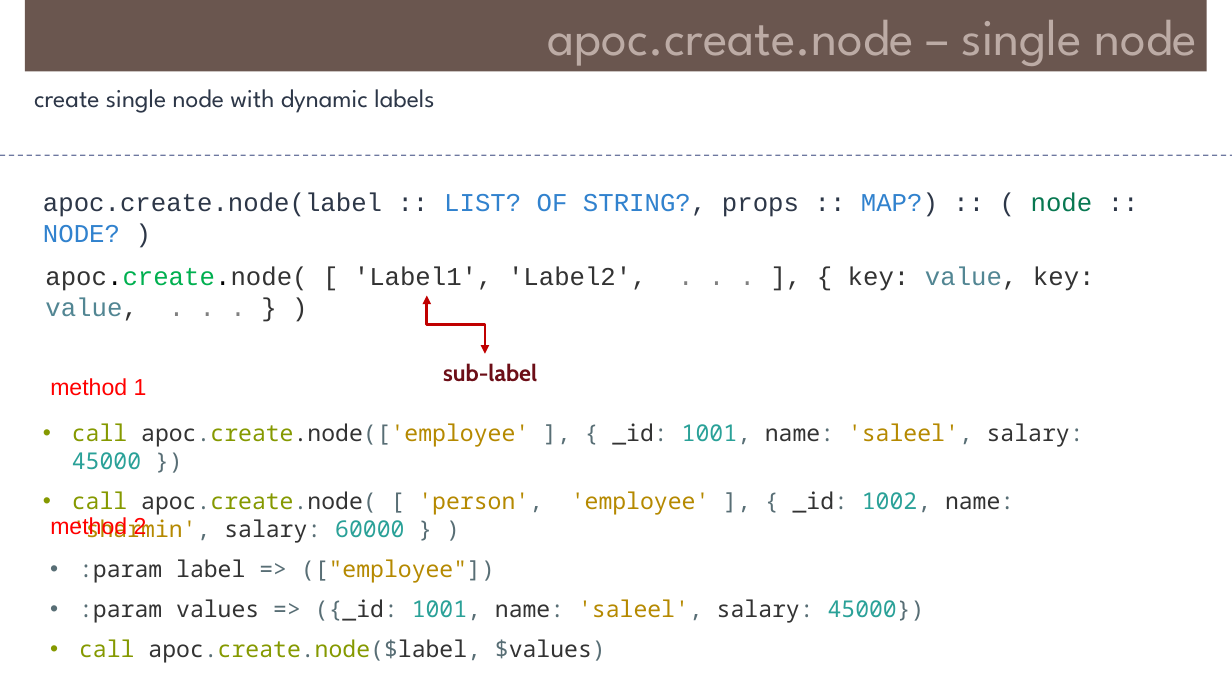
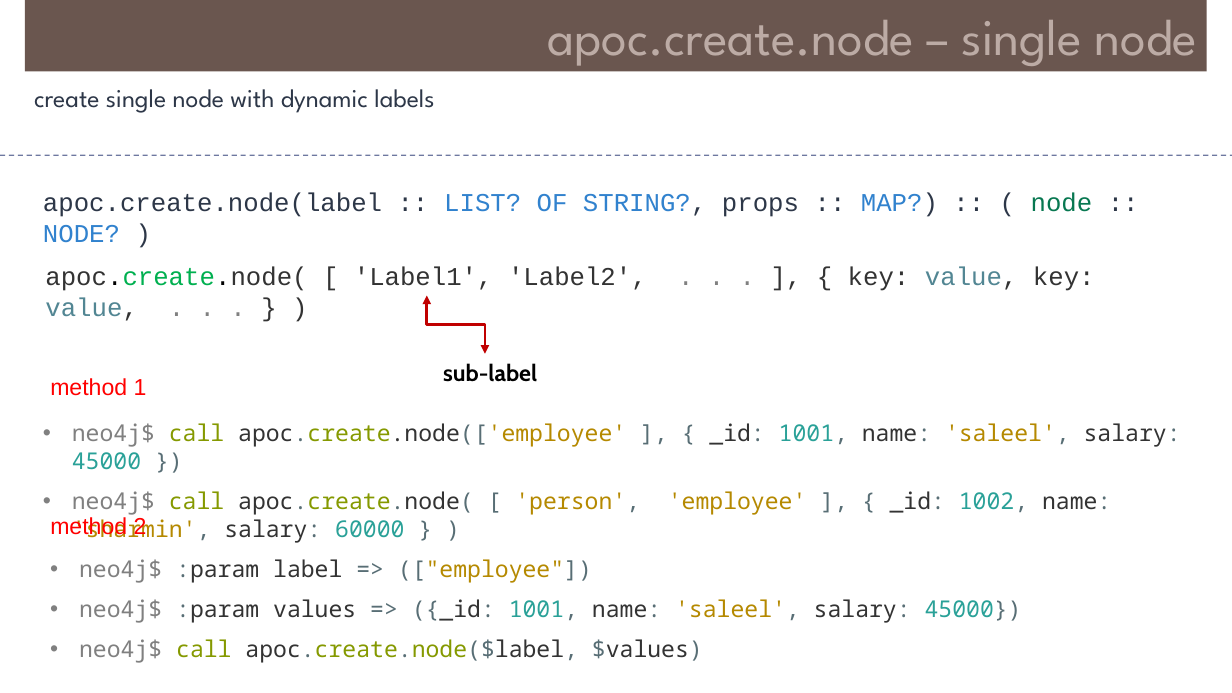
Before and after one commit to Saleel-Bagde/PPT-s, a slide deck: slide 35 of Neo4j.pptx (slide 33 before the commit). Drawn at 1232x693 pixels with LibreOffice and Linux fonts; fonts in the diff are those of the drawing. Boxes give left, top, right and bottom in pixels: in the first picture for what was removed or moved away, otherwise in the second. Text is boxed around its words. In the diff, an @@ line names an element or a change of style, - is before the commit and + after.

```diff
--- a/Neo4j.pptx
+++ b/Neo4j.pptx
@@ text "sub-label" at [443, 363, 537, 382]: text colour #6C0E17 to #000000 @@
@@ text at [72, 423, 1181, 515]: text changed @@
-• call apoc.create.node(['employee' ], { _id: 1001, name: 'saleel', salary: 45000 })
-• call apoc.create.node( [ 'person', 'employee' ], { _id: 1002, name: 'sharmin', salary: 60000 } )
+• neo4j$ call apoc.create.node(['employee' ], { _id: 1001, name: 'saleel', salary: 45000 })
+• neo4j$ call apoc.create.node( [ 'person', 'employee' ], { _id: 1002, name: 'sharmin', salary: 60000 } )
@@ text at [79, 559, 1022, 663]: text changed @@
-• :param label => (["employee"])
-• :param values => ({_id: 1001, name: 'saleel', salary: 45000})
-• call apoc.create.node($label, $values)
+• neo4j$ :param label => (["employee"])
+• neo4j$ :param values => ({_id: 1001, name: 'saleel', salary: 45000})
+• neo4j$ call apoc.create.node($label, $values)
```
Also in this commit, not shown: 3 other slides changed, 2 slides added.
